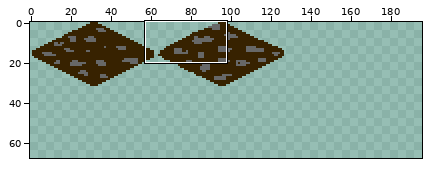
Two versions of one sprite sheet, Assets/Sprites/Tiles.png. The picture above shows the old version from afar; the outline marks the close-up.
Close-up. Old version:
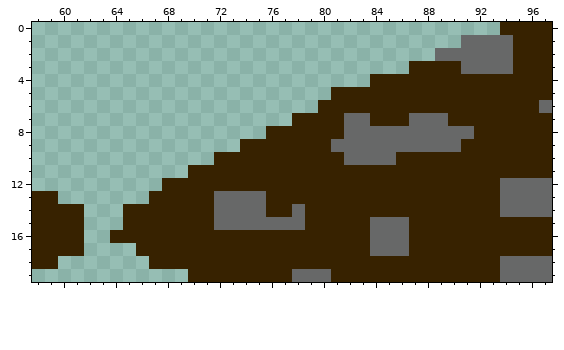
The file is 256x256 pixels. Shown: x 58..97, y 0..19. The wide view leaves out empty margins. The commit also changed other parts of the picture, which this record leaves out.
The result:
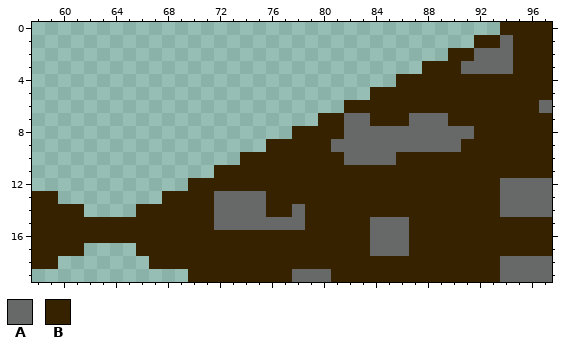
Palette (. is transparent): A #676868  B #372200
What changed:
@@ x 58..97 @@
  0 ....................................BBBB
- 1 .................................AAAABBB
- 2 ...............................AAAAAABBB
- 3 .............................BBBBAAAABBB
- 4 ..........................BBBBBBBBBBBBBB
- 5 .......................BBBBBBBBBBBBBBBBB
- 6 ......................BBBBBBBBBBBBBBBBBA
- 7 ....................BBBBAABBBAAABBBBBBBB
- 8 ..................BBBBBBAAAAAAAAAABBBBBB
- 9 ................BBBBBBBAAAAAAAAAABBBBBBB
-10 ..............BBBBBBBBBBAAAABBBBBBBBBBBB
-11 ............BBBBBBBBBBBBBBBBBBBBBBBBBBBB
-12 ..........BBBBBBBBBBBBBBBBBBBBBBBBBBAAAA
-13 BB.......BBBBBAAAABBBBBBBBBBBBBBBBBBAAAA
-14 BBBB...BBBBBBBAAAABBABBBBBBBBBBBBBBBAAAA
-15 BBBB...BBBBBBBAAAAAAABBBBBAAABBBBBBBBBBB
-16 BBBB..BBBBBBBBBBBBBBBBBBBBAAABBBBBBBBBBB
+ 1 ..................................BBABBB
+ 2 ................................BBAAABBB
+ 3 ..............................BBBAAAABBB
+ 4 ............................BBBBBBBBBBBB
+ 5 ..........................BBBBBBBBBBBBBB
+ 6 ........................BBBBBBBBBBBBBBBA
+ 7 ......................BBAABBBAAABBBBBBBB
+ 8 ....................BBBBAAAAAAAAAABBBBBB
+ 9 ..................BBBBBAAAAAAAAAABBBBBBB
+10 ................BBBBBBBBAAAABBBBBBBBBBBB
+11 ..............BBBBBBBBBBBBBBBBBBBBBBBBBB
+12 ............BBBBBBBBBBBBBBBBBBBBBBBBAAAA
+13 BB........BBBBAAAABBBBBBBBBBBBBBBBBBAAAA
+14 BBBB....BBBBBBAAAABBABBBBBBBBBBBBBBBAAAA
+15 BBBBBBBBBBBBBBAAAAAAABBBBBAAABBBBBBBBBBB
+16 BBBBBBBBBBBBBBBBBBBBBBBBBBAAABBBBBBBBBBB
 17 BBBB....BBBBBBBBBBBBBBBBBBAAABBBBBBBBBBB
